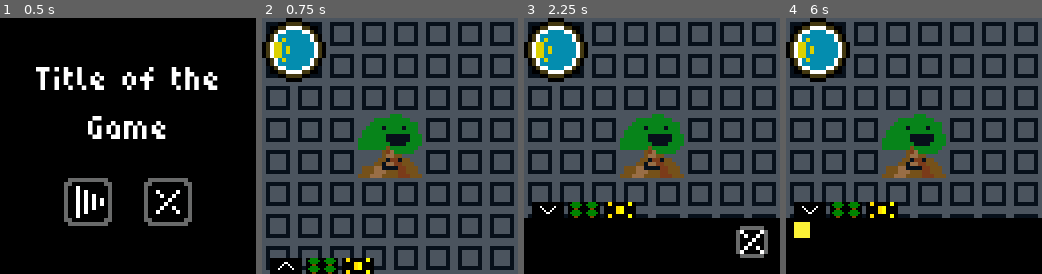
Above: before the commit, frames 1-4 (left to right).
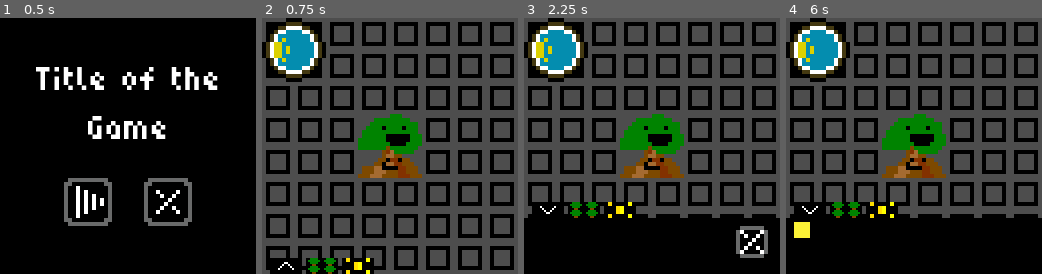
Above: after the commit, the same moments.

Repository: emmetl913/LOWREZJAM_2024
Game: Godot game, scene res://menus/main_menu.tscn
Same seed, same stepped clock (60 frames per second), same inputs: the game is played once before the commit and once after it.
Inputs (mouse positions are in pixels of both pictures, inside the frame that each line leads up to):
- Up to frame 1 (0.5 s): no input
- Up to frame 2 (0.75 s): click (349, 202) at 0.5 s
- Up to frame 3 (2.25 s): click (652, 146) at 1.25 s; click (547, 266) at 2 s
- Up to frame 4 (6 s): click (914, 146) at 2.75 s; click (809, 210) at 3.5 s; click (914, 146) at 4.25 s; click (809, 266) at 5 s; click (844, 210) at 5.75 s

Frame 1 is identical in both runs. In frame 2, 31% of the frame differs, in the area x 1-99%, y 1-99%; in frame 3, 25%; in frame 4, 25%.
Error after the commit: Parse Error: Class "Day_Night_Cycle" hides a global script class. (res://managers/day_night_cycle.gd:1)

Commit message:
Base Entity Class
- created a base class for any entity within the game

Diff:
--- a/managers/Day_Night_Cycle.gd
+++ b/managers/Day_Night_Cycle.gd
@@ -18,9 +18,9 @@
 	film.color = TIME_COLORS[time_period]
 
 func _process(delta):
-	Day_Time_Process(delta)
+	_day_time_process(delta)
 
-func Day_Time_Process(delta: float):
+func _day_time_process(delta: float):
 	period_time += delta
 
 	if(period_time >= PERIOD_SEC):
--- /dev/null
+++ b/spirits/entity.gd
@@ -0,0 +1,31 @@
+class_name Entity
+
+extends Node2D
+
+@export var health: int
+@export var primary_damage: int
+@export var secondary_damage: int
+@export var attack_speed: float
+
+# Called when the node enters the scene tree for the first time.
+func _ready():
+	pass # Replace with function body.
+
+# Called every frame. 'delta' is the elapsed time since the previous frame.
+func _process(delta):
+	pass
+
+func _take_damage(damage: int):
+	health -= damage
+
+	if (health <= 0):
+		_death()
+
+func _attack(entity: Entity, damage: int):
+	entity._take_damage(damage)
+
+func _death():
+	queue_free()
+
+func _move():
+	pass
--- a/spirits/spirit.gd
+++ b/spirits/spirit.gd
@@ -1,21 +1,23 @@
-extends Node2D
+extends Entity
 
 enum State { passive, aggressive, vicious }
-
-@export var damage: int
 
 var state: State = State.passive
 
 func _ready():
-	($"../Day-Night Cycle").time_period_change.connect(change_behavior)
+	($"../Day-Night Cycle").time_period_change.connect(_change_behavior)
 
 func _process(delta):
 	pass
 
-func change_behavior(period: Day_Night_Cycle.Time_Period):
+func _change_behavior(period: Day_Night_Cycle.Time_Period):
 	if(period == Day_Night_Cycle.Time_Period.dusk || period == Day_Night_Cycle.Time_Period.dawn):
+		state = State.aggressive
+	elif(period == Day_Night_Cycle.Time_Period.midnight):
 		state = State.vicious
-	elif(period == Day_Night_Cycle.Time_Period.midnight):
-		state = State.aggressive
 	else:
 		state = State.passive
+
+# primary attack is slash
+# secondary attack is unique per spirit (knockback, wind: tornado)
+# defeated spirit drops seeds
--- a/worlds/meadow.tscn
+++ b/worlds/meadow.tscn
@@ -14,8 +14,8 @@
 [ext_resource type="Texture2D" uid="uid://dew2q8k2q1l2i" path="res://assets/sprites/buttons/exit_to_mm_temp_button.png" id="10_p3v3i"]
 [ext_resource type="Texture2D" uid="uid://ngbdld7ow7e2" path="res://assets/sprites/buttons/exit_to_mm_temp_button_hover.png" id="11_doao0"]
 [ext_resource type="Texture2D" uid="uid://bsbte62wt5lyp" path="res://assets/sprites/Sun Dial.png" id="14_o8xln"]
-[ext_resource type="Script" path="res://spirits/Spirit.gd" id="14_yopxr"]
-[ext_resource type="Script" path="res://managers/Day_Night_Cycle.gd" id="15_t7viv"]
+[ext_resource type="Script" path="res://spirits/spirit.gd" id="14_yopxr"]
+[ext_resource type="Script" path="res://managers/day_night_cycle.gd" id="15_t7viv"]
 
 [sub_resource type="TileSetAtlasSource" id="TileSetAtlasSource_3nj7g"]
 texture = ExtResource("3_oex1i")
